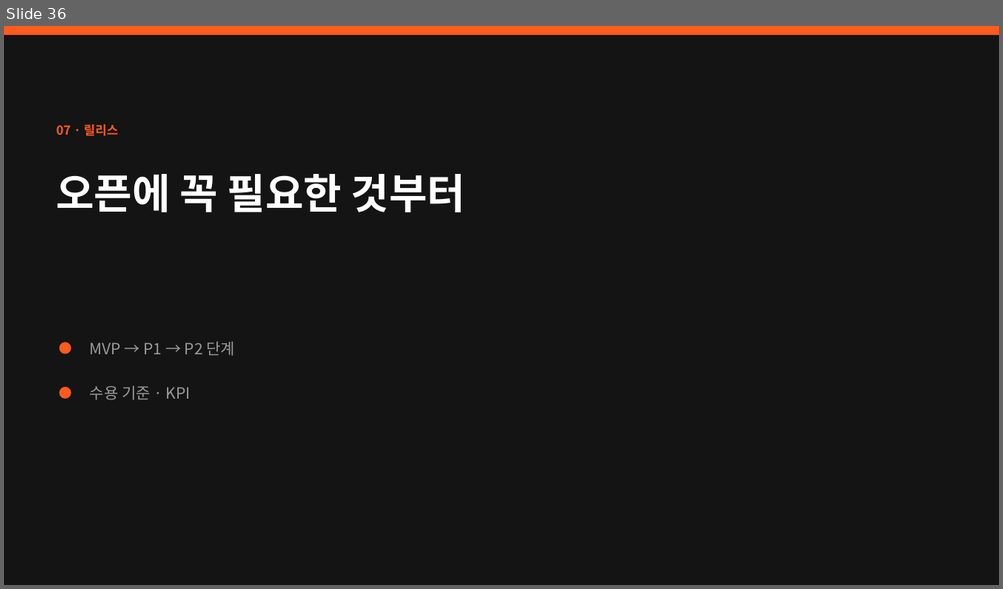
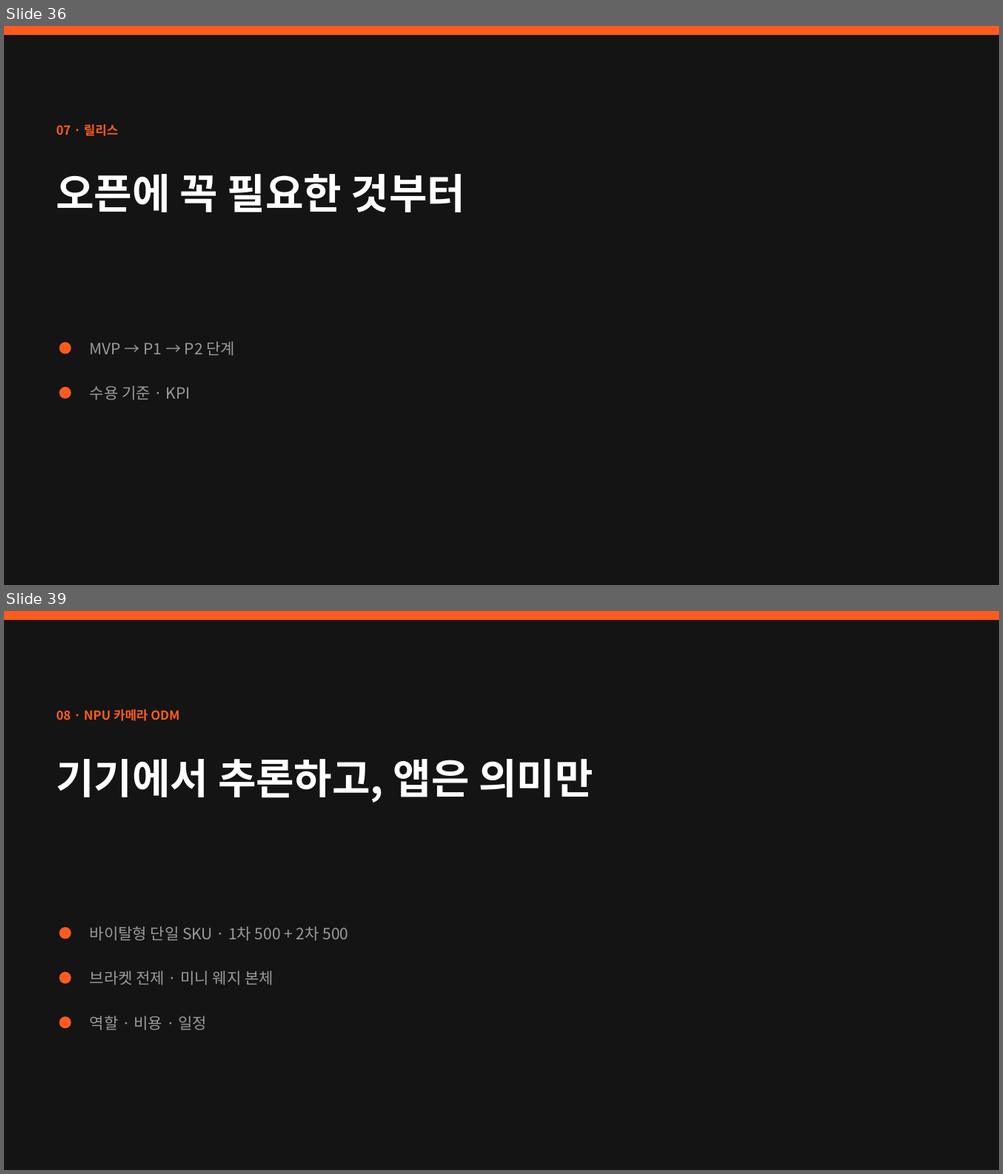
Before and after one commit to kurtkorea/pet-teamjang, a slide deck: doc/PLAN_PET-Aeye_apps_spec_v0.2.pptx. Shown one above the other, each under a label of ours: slide 36 before the commit, slides 36 and 39 after it; the slides between them are not shown. The pictures are 1003x589 and 1003x1174 pixels, drawn with LibreOffice and Linux fonts; fonts in the diff are those of the drawing. Boxes give left, top, right and bottom in pixels: in the first picture for what was removed or moved away, otherwise in the second. Text is boxed around its words. In the diff, an @@ line names an element or a change of style, - is before the commit and + after.

```diff
--- a/doc/PLAN_PET-Aeye_apps_spec_v0.2.pptx
+++ b/doc/PLAN_PET-Aeye_apps_spec_v0.2.pptx
@@ slide 39 added at [4, 611, 999, 1170], background #141414 @@
@@ rectangle added at [4, 611, 999, 620], fill #FF5B1F @@
@@ text added at [57, 709, 179, 721], 12 pt, text #FF5B1F, bold @@
+08 · NPU 카메라 ODM
@@ text added at [57, 759, 592, 803], 40 pt, text #FFFFFF, bold @@
+기기에서 추론하고, 앱은 의미만
@@ ellipse added at [60, 927, 71, 940], fill #FF5B1F @@
@@ text added at [90, 926, 349, 941], 15 pt, text #9A9A9A @@
+바이탈형 단일 SKU · 1차 500 + 2차 500
@@ ellipse added at [60, 972, 71, 984], fill #FF5B1F @@
@@ text added at [90, 971, 273, 985], 15 pt, text #9A9A9A @@
+브라켓 전제 · 미니 웨지 본체
@@ ellipse added at [60, 1017, 71, 1029], fill #FF5B1F @@
@@ text added at [90, 1016, 207, 1031], 15 pt, text #9A9A9A @@
+역할 · 비용 · 일정
```
Also in this commit, not shown: 31 slides changed, 7 other slides added, 27 other files.
